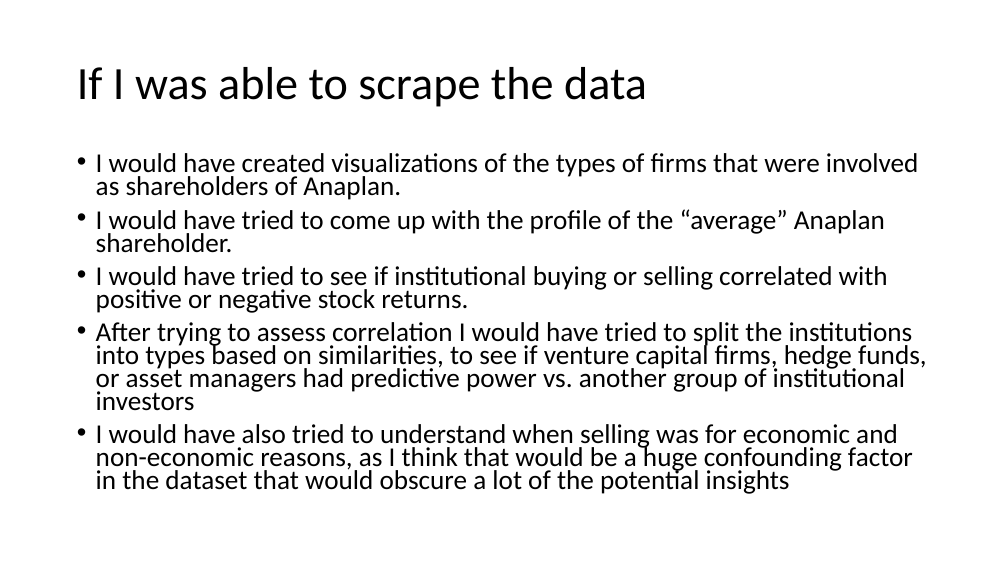
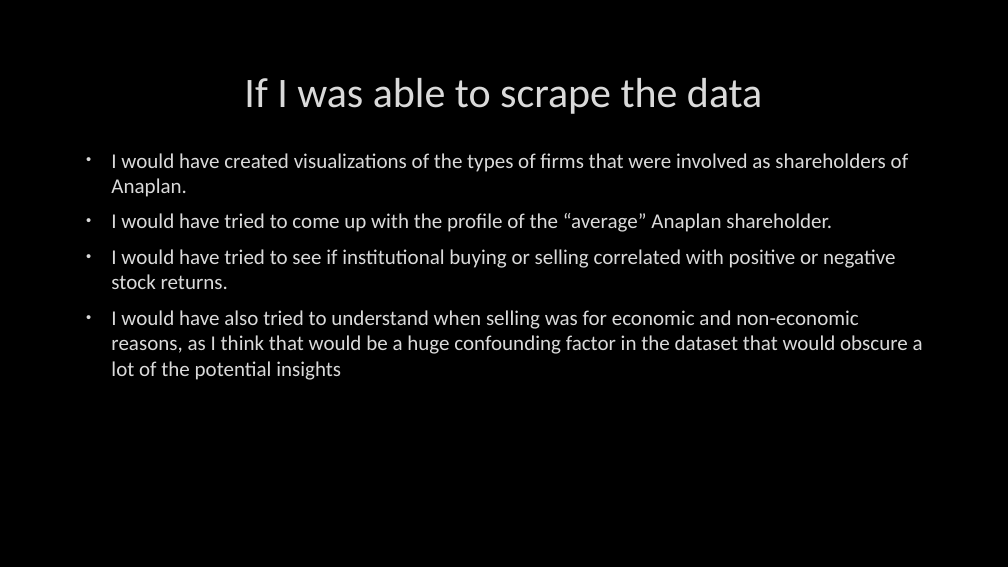
Before and after one commit to j-gonzal/web_scraping_project, a slide deck: slide 7 of Web Scraping WhaleWisdom.pptx (slide 5 before the commit). Drawn at 1008x567 pixels with LibreOffice and Linux fonts; fonts in the diff are those of the drawing; background and template pictures are left out. Boxes give left, top, right and bottom in pixels: in the first picture for what was removed or moved away, otherwise in the second. Text is boxed around its words. In the diff, an @@ line names an element or a change of style, - is before the commit and + after.

```diff
--- a/Web Scraping WhaleWisdom.pptx
+++ b/Web Scraping WhaleWisdom.pptx
@@ background #FFFFFF to picture (left out) @@
@@ title "If I was able to ..." moved from (x1=77, y1=67, x2=647, y2=107) to (x1=244, y1=78, x2=762, y2=114) @@
@@ title "If I was able to ..." at (x1=244, y1=78, x2=762, y2=114): size 44 to 40 pt, text colour #000000 to #DADADA, letter outline none to #404040 0.75 pt; alignment left to centre; line spacing 0.9 to 1 @@
@@ text "I would have created visualizations ..." moved from (x1=96, y1=153, x2=927, y2=494) to (x1=111, y1=153, x2=923, y2=380) @@
@@ text "I would have created visualizations ..." at (x1=111, y1=153, x2=923, y2=380): size 25.9 to 20 pt, text colour #000000 to #DADADA, letter outline none to #404040 0.75 pt; indent changed; line spacing 0.7 to 1 @@
@@ text at (x1=96, y1=322, x2=927, y2=411): paragraph removed @@
-• After trying to assess correlation I would have tried to split the institutions into types based on similarities, to see if venture capital firms, hedge funds, or asset managers had predictive power vs. another group of institutional investors
```
Also in this commit, not shown: 5 other slides changed, 3 slides added, 2 other files.
